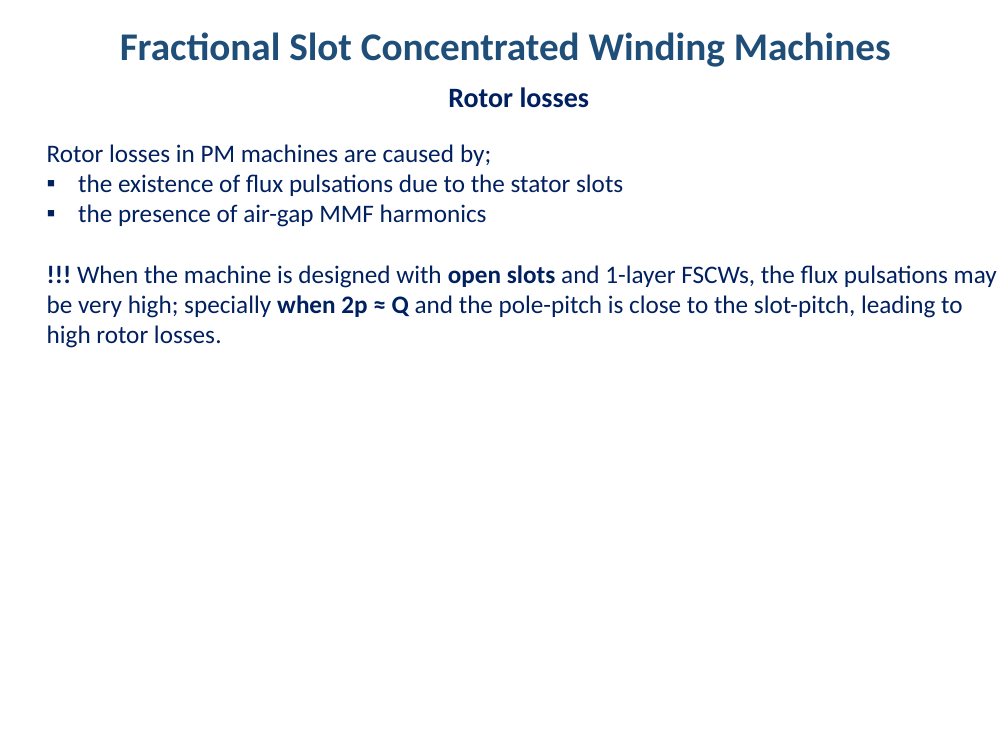
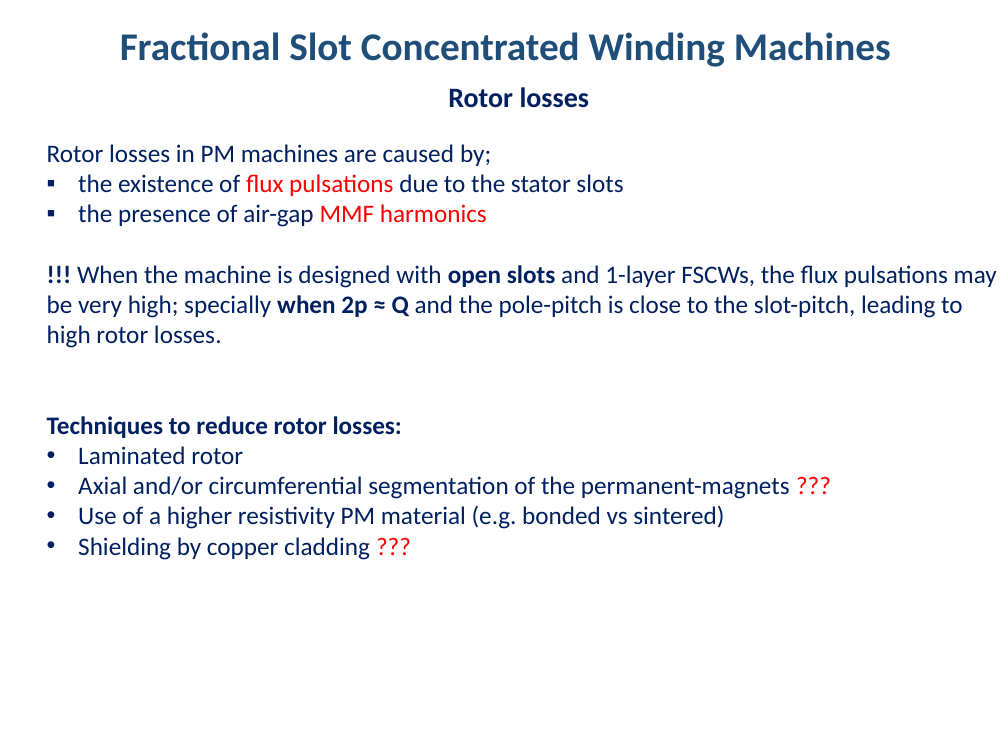
Before and after one commit to hakanpolat/IMMD, a slide deck: slide 59 of Literature/immd_ver2_research.pptx. Drawn at 1008x756 pixels with LibreOffice and Linux fonts; fonts in the diff are those of the drawing. Boxes give left, top, right and bottom in pixels: in the first picture for what was removed or moved away, otherwise in the second. Text is boxed around its words. In the diff, an @@ line names an element or a change of style, - is before the commit and + after.

```diff
--- a/Literature/immd_ver2_research.pptx
+++ b/Literature/immd_ver2_research.pptx
@@ text at bbox=[78, 174, 623, 227]: text colour #002060 to #FF0000 in "flux pulsations", "MMF harmonics" @@
@@ text at bbox=[47, 416, 790, 560]: paragraphs added @@
+Techniques to reduce rotor losses:
+• Laminated rotor
+• Axial and/or circumferential segmentation of the permanent-magnets ???
+• Use of a higher resistivity PM material (e.g. bonded vs sintered)
+• Shielding by copper cladding ???
```
Also in this commit, not shown: 1 other slide changed, 7 slides added, 2 other files.
